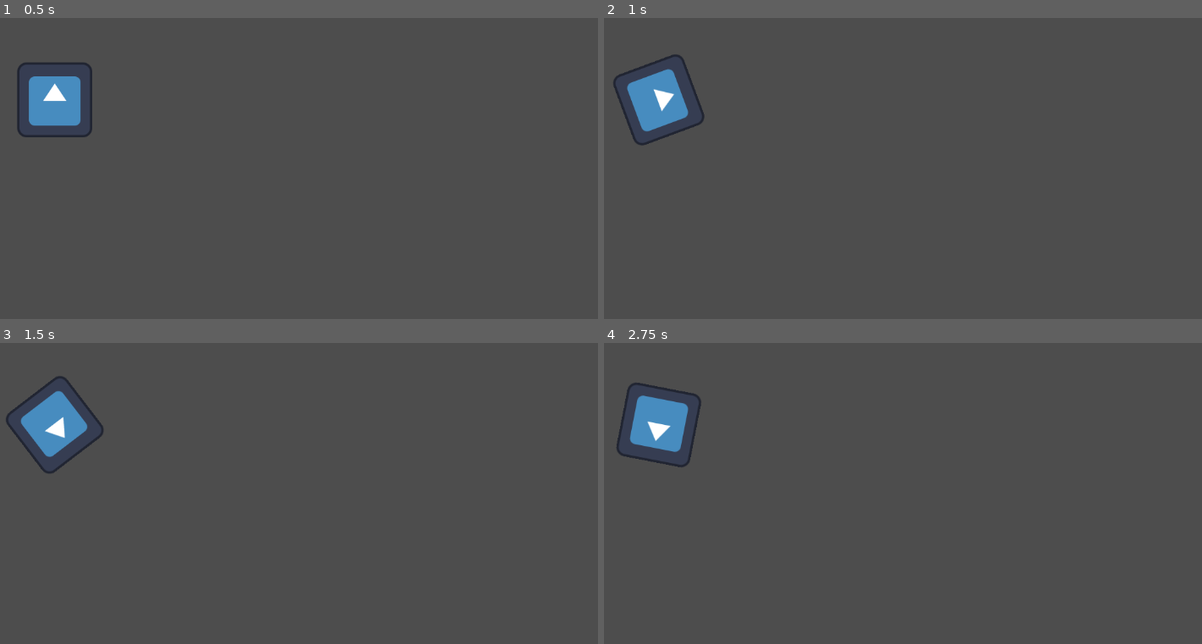
Above: before the commit, frames 1-4 (two rows, left to right).
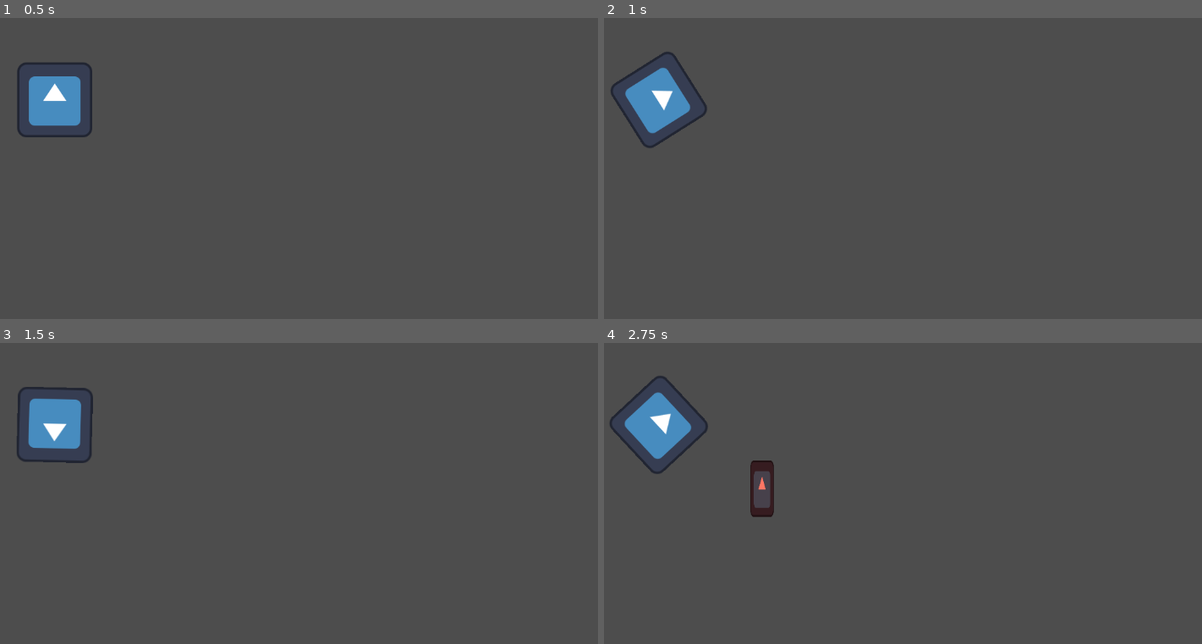
Above: after the commit, the same moments.

Repository: cdawgg/PirateJam16
Game: Godot game, scene res://scenes/game_world.tscn
Same seed, same stepped clock (60 frames per second), same inputs: the game is played once before the commit and once after it. The engine's default icon, where the game draws it, is replaced by a stand-in: a white triangle on a blue panel in a dark square.
Inputs:
- Up to frame 1 (0.5 s): no input
- Up to frame 2 (1 s): tap Enter at 0.5 s; tap Space (jump) at 0.77 s
- Up to frame 3 (1.5 s): no input
- Up to frame 4 (2.75 s): tap Space (jump) at 1.52 s

Frame 1 is identical in both runs. In frame 2, 0.9% of the frame differs, in the area x 1-18%, y 11-44%; in frame 3, 1.2%; in frame 4, 1.8%, in the area x 0-29%, y 10-58%.

Commit message:
added level restarting added death zones added camera freeze on death created basic Enemy class added bounce to Boulder added Level class with reset function added UILayer singleton for later use

Diff:
--- /dev/null
+++ b/objects/death_zone.gd
@@ -0,0 +1,9 @@
+class_name DeathZone
+extends Area2D
+
+
+func _on_body_entered(body):
+	if body is Boulder:
+		# TODO: Kill boulder, disable inputs
+		# TODO: Show death screen via UILayer
+		GameState.freeze_camera()
--- /dev/null
+++ b/objects/death_zone.tscn
@@ -0,0 +1,15 @@
+[gd_scene load_steps=3 format=3 uid="uid://bsy7how66wntf"]
+
+[ext_resource type="Script" path="res://objects/death_zone.gd" id="1_a1lr8"]
+
+[sub_resource type="RectangleShape2D" id="RectangleShape2D_nsbkr"]
+size = Vector2(1520, 20)
+
+[node name="DeathZone" type="Area2D"]
+collision_layer = 4
+script = ExtResource("1_a1lr8")
+
+[node name="CollisionShape2D" type="CollisionShape2D" parent="."]
+shape = SubResource("RectangleShape2D_nsbkr")
+
+[connection signal="body_entered" from="." to="." method="_on_body_entered"]
--- /dev/null
+++ b/objects/enemy.gd
@@ -0,0 +1,19 @@
+class_name Enemy
+extends Area2D
+
+var dead: bool = false
+
+
+func die():
+	hide()
+	dead = true
+
+
+func respawn():
+	show()
+	dead = false
+
+
+func _on_body_entered(body):
+	if body is Boulder:
+		die()
--- /dev/null
+++ b/objects/enemy.tscn
@@ -0,0 +1,23 @@
+[gd_scene load_steps=4 format=3 uid="uid://cnc1dhgwa5uu6"]
+
+[ext_resource type="Script" path="res://objects/enemy.gd" id="1_0amj3"]
+[ext_resource type="Texture2D" uid="uid://5fb6x5is14nh" path="res://assets/icon.svg" id="1_troyn"]
+
+[sub_resource type="RectangleShape2D" id="RectangleShape2D_bgwob"]
+size = Vector2(42, 96)
+
+[node name="Enemy" type="Area2D"]
+collision_layer = 8
+script = ExtResource("1_0amj3")
+
+[node name="CollisionShape2D" type="CollisionShape2D" parent="."]
+position = Vector2(0, -45)
+shape = SubResource("RectangleShape2D_bgwob")
+
+[node name="Sprite2D" type="Sprite2D" parent="."]
+modulate = Color(1, 0.461017, 0.392737, 1)
+position = Vector2(0, -44.25)
+scale = Vector2(0.3125, 0.746094)
+texture = ExtResource("1_troyn")
+
+[connection signal="body_entered" from="." to="." method="_on_body_entered"]
--- /dev/null
+++ b/objects/level.gd
@@ -0,0 +1,29 @@
+class_name Level
+extends Node2D
+
+@onready var spawn_point: Marker2D = $SpawnPoint
+var obstacles: Array = [] # Save obstacles here
+var enemies: Array[Enemy] = [] # Save enemies here, hide them when they die
+
+
+func _ready():
+	obstacles = $Obstacles.get_children()
+	for child in $Enemies.get_children():
+		if child is not Enemy: continue
+		enemies.append(child)
+
+
+func reset():
+	for obstacle in obstacles:
+		# TODO: Reset obstacle to initial state
+		pass
+
+	for enemy in enemies:
+		enemy.respawn()
+
+
+func get_kill_count() -> int:
+	var count: int = 0
+	for enemy in enemies:
+		if enemy.dead: count += 1
+	return count
--- a/player/boulder.gd
+++ b/player/boulder.gd
@@ -10,6 +10,8 @@
 func _input(event):
 	if event.is_action_pressed("jump"):
 		jump()
+	if event.is_action_pressed("restart"):
+		GameState.restart_level()
 
 
 func _physics_process(_delta):
@@ -22,10 +24,16 @@
 	var i: int = 0
 	while i < state.get_contact_count():
 		var normal: Vector2 = state.get_contact_local_normal(i)
-		var contact_on_floor: bool = normal.dot(Vector2.UP) > 0.9 # Adjust this to adjust which angle it considers a floor
+		var contact_on_floor: bool = normal.dot(Vector2.UP) > 0.9 # Adjust this to tweak which angle it considers a floor
 
 		on_floor = on_floor or contact_on_floor
 		i += 1
+
+
+func stop_movement():
+	linear_velocity = Vector2.ZERO
+	angular_velocity = 0
+	rotation = 0
 
 
 func jump():
--- a/player/boulder.tscn
+++ b/player/boulder.tscn
@@ -1,19 +1,23 @@
-[gd_scene load_steps=4 format=3 uid="uid://dvu1jjofnojpc"]
+[gd_scene load_steps=5 format=3 uid="uid://dvu1jjofnojpc"]
 
 [ext_resource type="Texture2D" uid="uid://5fb6x5is14nh" path="res://assets/icon.svg" id="1_6imm1"]
 [ext_resource type="Script" path="res://player/boulder.gd" id="1_lfjyv"]
+
+[sub_resource type="PhysicsMaterial" id="PhysicsMaterial_t5rw4"]
+bounce = 0.4
 
 [sub_resource type="CircleShape2D" id="CircleShape2D_gqwbh"]
 radius = 84.006
 
 [node name="Boulder" type="RigidBody2D"]
 collision_mask = 2
+physics_material_override = SubResource("PhysicsMaterial_t5rw4")
 gravity_scale = 2.0
 contact_monitor = true
 max_contacts_reported = 10
 script = ExtResource("1_lfjyv")
 
-[node name="Icon" type="Sprite2D" parent="."]
+[node name="Sprite2D" type="Sprite2D" parent="."]
 texture = ExtResource("1_6imm1")
 
 [node name="CollisionShape2D" type="CollisionShape2D" parent="."]
--- a/project.godot
+++ b/project.godot
@@ -18,12 +18,18 @@
 [autoload]
 
 GameState="*res://system/game_state.gd"
+UILayer="*res://scenes/ui_layer.tscn"
 
 [input]
 
 jump={
 "deadzone": 0.5,
 "events": [Object(InputEventKey,"resource_local_to_scene":false,"resource_name":"","device":-1,"window_id":0,"alt_press …(191 unchanged characters)…
+]
+}
+restart={
+"deadzone": 0.5,
+"events": [Object(InputEventKey,"resource_local_to_scene":false,"resource_name":"","device":-1,"window_id":0,"alt_pressed":false,"shift_pressed":false,"ctrl_pressed":false,"meta_pressed":false,"pressed":false,"keycode":0,"physical_keycode":82,"key_label":0,"unicode":114,"location":0,"echo":false,"script":null)
 ]
 }
 
--- a/scenes/test_level.tscn
+++ b/scenes/test_level.tscn
@@ -1,15 +1,70 @@
-[gd_scene load_steps=2 format=3 uid="uid://kkr4v0d00phg"]
+[gd_scene load_steps=7 format=3 uid="uid://kkr4v0d00phg"]
+
+[ext_resource type="Script" path="res://objects/level.gd" id="1_drve2"]
+[ext_resource type="PackedScene" uid="uid://bsy7how66wntf" path="res://objects/death_zone.tscn" id="2_20nuq"]
+[ext_resource type="PackedScene" uid="uid://cnc1dhgwa5uu6" path="res://objects/enemy.tscn" id="3_d7qg0"]
 
 [sub_resource type="RectangleShape2D" id="RectangleShape2D_1s8du"]
-size = Vector2(10226.2, 20)
+size = Vector2(1991.06, 65.1005)
+
+[sub_resource type="RectangleShape2D" id="RectangleShape2D_xcae2"]
+size = Vector2(5082.46, 65.1005)
+
+[sub_resource type="RectangleShape2D" id="RectangleShape2D_54cf2"]
+size = Vector2(1520, 20)
 
 [node name="TestLevel" type="Node2D"]
+script = ExtResource("1_drve2")
 
-[node name="Floor" type="StaticBody2D" parent="."]
+[node name="SpawnPoint" type="Marker2D" parent="."]
+position = Vector2(48, -542)
+
+[node name="Terrain" type="Node" parent="."]
+
+[node name="Floor" type="StaticBody2D" parent="Terrain"]
 rotation = 0.359538
 collision_layer = 2
 collision_mask = 0
 
-[node name="CollisionShape2D" type="CollisionShape2D" parent="Floor"]
-position = Vector2(4718.11, 0.000244141)
+[node name="CollisionShape2D" type="CollisionShape2D" parent="Terrain/Floor"]
+position = Vector2(600.541, 22.5503)
 shape = SubResource("RectangleShape2D_1s8du")
+
+[node name="Floor2" type="StaticBody2D" parent="Terrain"]
+position = Vector2(2499, 929)
+rotation = 0.359538
+collision_layer = 2
+collision_mask = 0
+
+[node name="CollisionShape2D" type="CollisionShape2D" parent="Terrain/Floor2"]
+position = Vector2(2146.24, 22.5502)
+shape = SubResource("RectangleShape2D_xcae2")
+
+[node name="DeathZone" parent="Terrain" instance=ExtResource("2_20nuq")]
+position = Vector2(1433, 922)
+
+[node name="CollisionShape2D" parent="Terrain/DeathZone" index="0"]
+position = Vector2(254.5, 0)
+
+[node name="DeathZone2" parent="Terrain" instance=ExtResource("2_20nuq")]
+position = Vector2(6902, 2772)
+
+[node name="CollisionShape2D" parent="Terrain/DeathZone2" index="0"]
+position = Vector2(462, 0)
+shape = SubResource("RectangleShape2D_54cf2")
+
+[node name="Obstacles" type="Node" parent="."]
+
+[node name="Enemies" type="Node" parent="."]
+
+[node name="Enemy" parent="Enemies" instance=ExtResource("3_d7qg0")]
+position = Vector2(1371, 502)
+
+[node name="Enemy2" parent="Enemies" instance=ExtResource("3_d7qg0")]
+position = Vector2(2239, 812)
+
+[node name="Enemy3" parent="Enemies" instance=ExtResource("3_d7qg0")]
+position = Vector2(2316, 844)
+
+[editable path="Terrain/DeathZone"]
+[editable path="Terrain/DeathZone2"]
--- /dev/null
+++ b/scenes/ui_layer.gd
@@ -0,0 +1,4 @@
+extends CanvasLayer
+
+# TODO: Add UI scenes here as children (in editor, don't instantiate)
+# Hide them whenever they're not needed, works faster than removing/re-adding them
--- /dev/null
+++ b/scenes/ui_layer.tscn
@@ -0,0 +1,6 @@
+[gd_scene load_steps=2 format=3 uid="uid://bqqm8xj6jpria"]
+
+[ext_resource type="Script" path="res://scenes/ui_layer.gd" id="1_tplud"]
+
+[node name="UILayer" type="CanvasLayer"]
+script = ExtResource("1_tplud")
--- a/system/game_state.gd
+++ b/system/game_state.gd
@@ -1,20 +1,50 @@
 extends Node
 
 var game_world: Node2D
+var boulder: Boulder
+var camera: Camera2D
+var level: Level
+
+var kill_count: int = 0
+var max_kill_count: int = 0
 
 
 func _ready():
 	game_world = get_tree().root.get_node('GameWorld')
+	boulder = game_world.get_node('Boulder')
+	camera = boulder.get_node('Camera2D')
 
 	# Temp, will be loaded from start menu in the future
 	load_level(load("res://scenes/test_level.tscn"))
 
 
-func load_level(level: PackedScene):
+func load_level(level_packed: PackedScene):
 	var level_holder: Node2D = game_world.get_node('Level')
 
 	for child in level_holder.get_children():
 		level_holder.remove_child(child)
 
-	var new_level = level.instantiate()
-	level_holder.add_child(new_level)
+	level = level_packed.instantiate()
+	level_holder.add_child(level)
+	camera.reparent(boulder)
+
+
+func restart_level():
+	level.reset()
+	boulder.process_mode = Node.PROCESS_MODE_DISABLED
+	boulder.stop_movement()
+	camera.reparent(boulder)
+	camera.position = Vector2.ZERO
+	boulder.process_mode = Node.PROCESS_MODE_INHERIT
+	boulder.position = level.spawn_point.position
+
+
+func finish_level():
+	kill_count += level.get_kill_count()
+	max_kill_count += level.enemies.size()
+
+
+func freeze_camera():
+	var old_pos: Vector2 = camera.global_position
+	camera.reparent(game_world)
+	camera.global_position = old_pos
